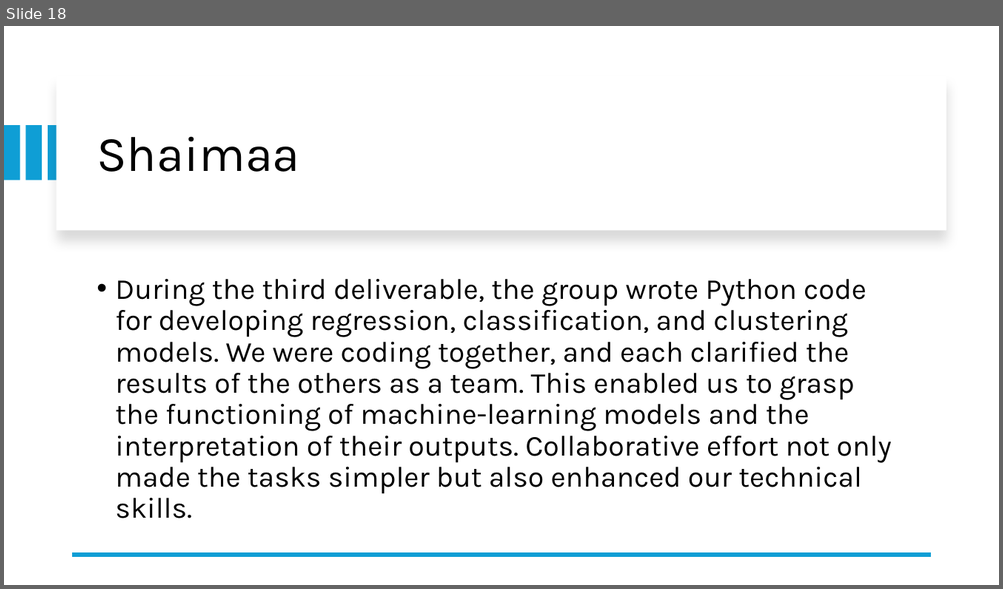
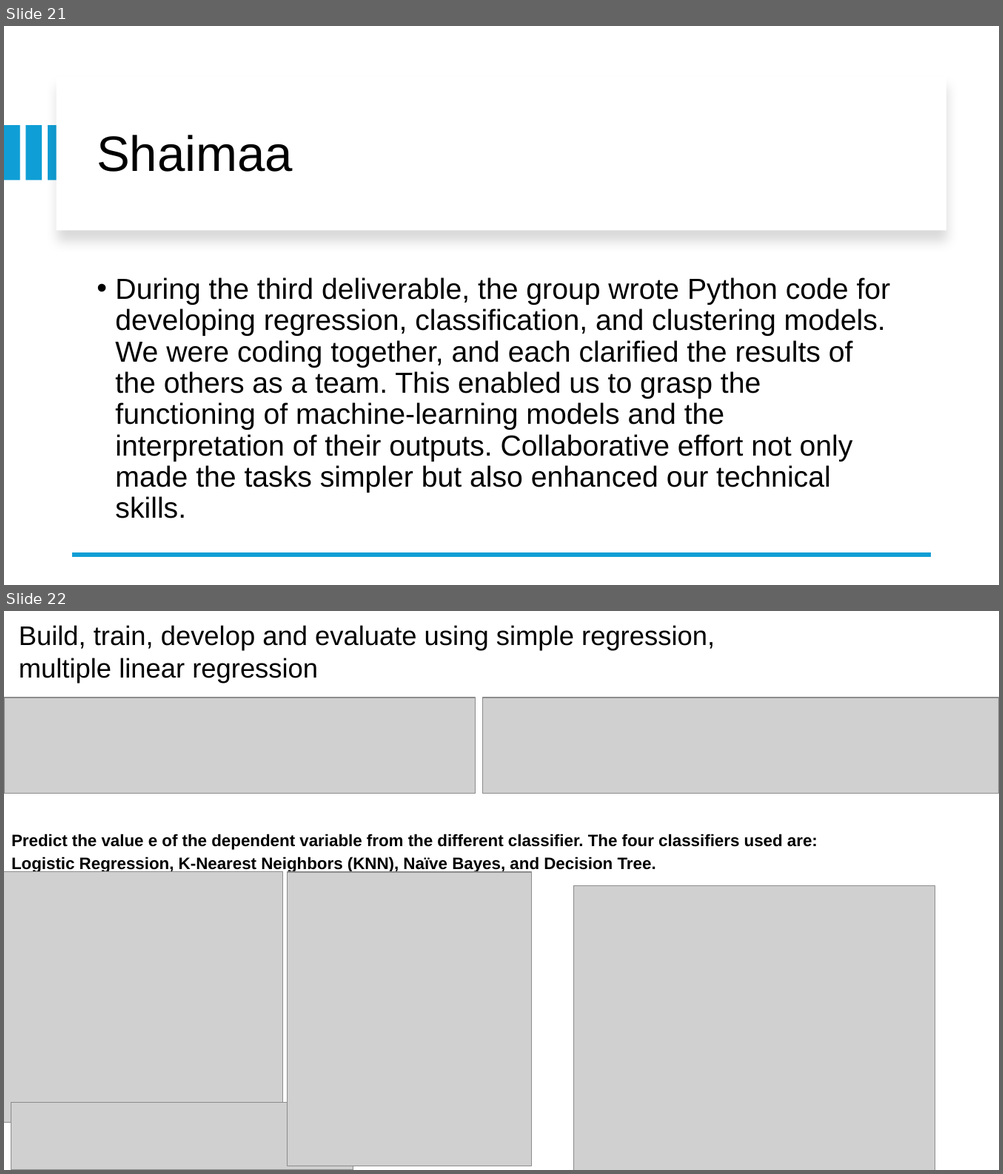
Before and after one commit to h7amdahh/cancer_dataset_uae, a slide deck: Cancer dataset UAE.pptx. Shown one above the other, each under a label of ours: slide 18 before the commit, slides 21 and 22 after it. The pictures are 1003x589 and 1003x1174 pixels, drawn with LibreOffice and Linux fonts; fonts in the diff are those of the drawing; grey boxes stand for pictures. Boxes give left, top, right and bottom in pixels: in the first picture for what was removed or moved away, otherwise in the second. Text is boxed around its words. In the diff, an @@ line names an element or a change of style, - is before the commit and + after.

```diff
--- a/Cancer dataset UAE.pptx
+++ b/Cancer dataset UAE.pptx
@@ slide 22 added at box(4, 611, 999, 1170), background #FFFFFF @@
@@ text added at box(19, 625, 714, 683), 26 pt, text #000000 @@
+Build, train, develop and evaluate using simple regression, multiple linear regression
@@ picture added at box(4, 698, 475, 793) @@
@@ picture added at box(483, 698, 999, 793) @@
@@ text added at box(11, 834, 817, 873), 16 pt, text #000000, bold @@
+Predict the value e of the dependent variable from the different classifier. The four classifiers used are: Logistic Regression, K-Nearest Neighbors (KNN), Naïve Bayes, and Decision Tree.
@@ picture added at box(4, 872, 283, 1123) @@
@@ picture added at box(287, 872, 532, 1167) @@
@@ picture added at box(573, 886, 934, 1170) @@
@@ picture added at box(11, 1102, 353, 1170) @@
@@ what was slide 18 is now slide 21 @@
@@ slide 21 changed as well @@
@@ title "Shaimaa" at box(96, 135, 293, 172): font Karla to Arial @@
@@ text "During the third deliverable, the ..." at box(115, 278, 891, 519): font Karla to Arial; less space between paragraphs @@
```
Also in this commit, not shown: 23 other slides changed, 4 other slides added.
